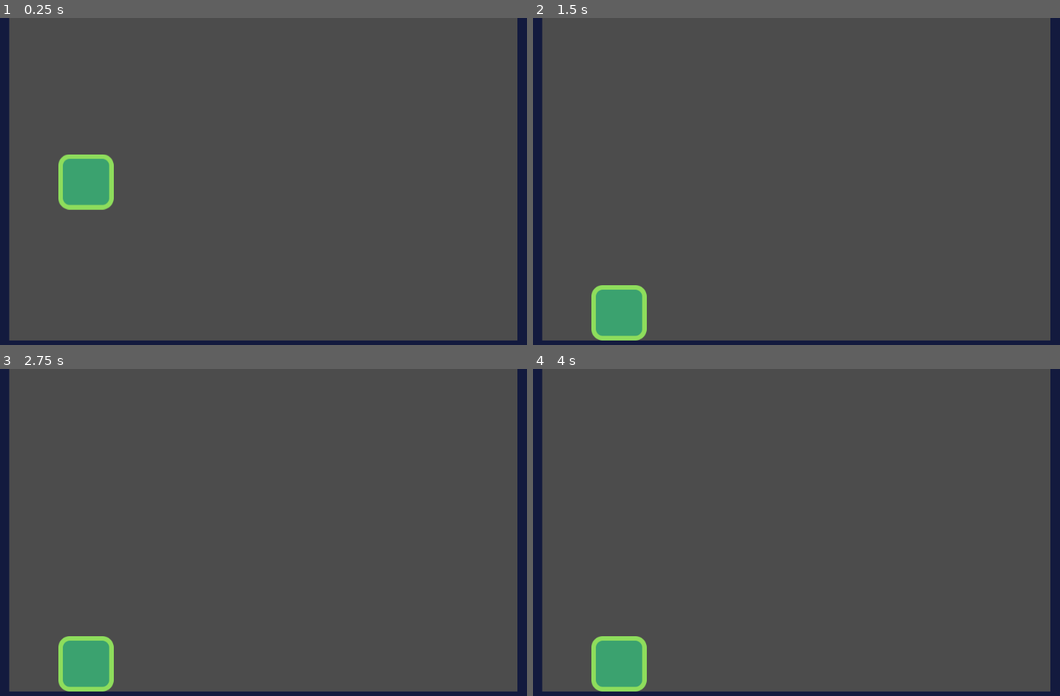
Above: before the commit, frames 1-4 (two rows, left to right).
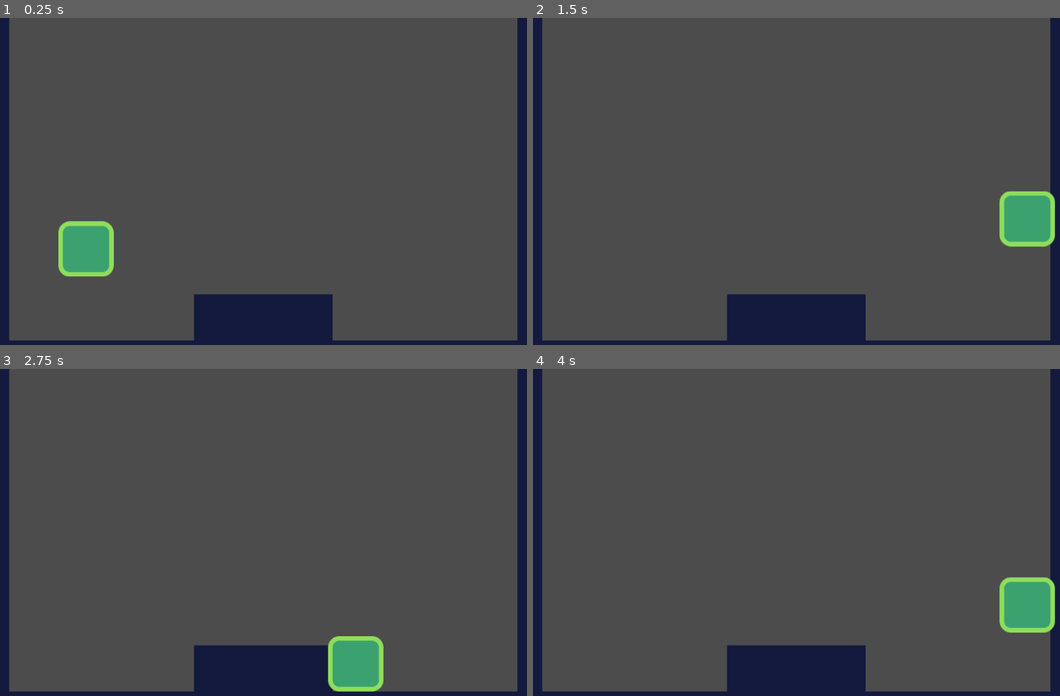
Above: after the commit, the same moments.

Repository: liester/godot-2d-platformer-tutorial
Game: Godot game, scene res://src/Levels/LevelTemplate.tscn
The game is run twice, just before and just after one commit, with the same random seed, the same clock (stepped at 60 frames per second) and the same inputs. Before the commit the project has no main scene; this scene is started directly in both runs.
Inputs:
- Up to frame 1 (0.25 s): no input
- Up to frame 2 (1.5 s): hold D (move_right) from 0.53 s (still down); tap W (jump) at 0.6, 0.77, 1.07, 1.35 s
- Up to frame 3 (2.75 s): tap W (jump) at 1.52, 1.82, 2.1 s; release D (move_right) at 2.03 s; hold A (move_left) from 2.03 s (still down)
- Up to frame 4 (4 s): tap Enter at 2.75 s; release A (move_left) at 2.78 s; hold D (move_right) from 2.78 s (still down); tap W (jump) at 2.85, 3.02, 3.32, 3.6, 3.77 s

The runs differ from the first frame. In frame 1, 7.2% of the frame differs, in the area x 11-64%, y 41-99%; in frame 2, 7.2%; in frame 3, 7.1%; in frame 4, 7.2%, in the area x 11-100%, y 63-99%.

Commit message:
Adding the jumping
Had to look through the comments to resolve some sneaky edits the video made for changing values.

Diff:
--- a/platformer/project.godot
+++ b/platformer/project.godot
@@ -21,6 +21,7 @@
 [application]
 
 config/name="Platformer (tutorial)"
+run/main_scene="res://src/Levels/LevelTemplate.tscn"
 config/icon="res://icon.png"
 
 [gui]
--- a/platformer/src/Actors/Actor.gd
+++ b/platformer/src/Actors/Actor.gd
@@ -1,12 +1,9 @@
 extends KinematicBody2D
 class_name Actor
 
+const FLOOR_NORMAL: = Vector2.UP
+
 export var speed: = Vector2(300.0, 1000.0)
-export var gravity: = 3000.0
+export var gravity: = 4000.0
 
 var velocity: = Vector2.ZERO
-
-func _physics_process(delta: float) -> void:
-	velocity.y += gravity * delta
-
-	velocity = move_and_slide(velocity)
--- a/platformer/src/Actors/Player.gd
+++ b/platformer/src/Actors/Player.gd
@@ -1 +1,26 @@
 extends Actor
+
+var direction: = Vector2.ZERO
+
+func _physics_process(delta: float) -> void:
+	direction = get_direction()
+	velocity = calculate_move_velocity(velocity, direction, speed)
+	velocity = move_and_slide(velocity, FLOOR_NORMAL)
+
+func get_direction() -> Vector2:
+	return Vector2(
+		Input.get_action_strength("move_right") - Input.get_action_strength("move_left"),
+		-1.0 if Input.is_action_just_pressed("jump") and is_on_floor() else 0.0
+	)
+
+func calculate_move_velocity(
+		linear_velocity: Vector2,
+		direction: Vector2,
+		speed: Vector2
+	) -> Vector2:
+	var new_velocity: = linear_velocity
+	new_velocity.x = speed.x * direction.x
+	new_velocity.y += gravity * get_physics_process_delta_time()
+	if(direction.y == -1.0):
+		new_velocity.y = speed.y * direction.y
+	return new_velocity
--- a/platformer/src/Actors/Player.tscn
+++ b/platformer/src/Actors/Player.tscn
@@ -9,7 +9,7 @@
 [node name="Player" type="KinematicBody2D"]
 collision_mask = 8
 script = ExtResource( 2 )
-gravity = 500.0
+speed = Vector2( 800, 1000 )
 
 [node name="Player" type="Sprite" parent="."]
 position = Vector2( 0, -48 )
--- a/platformer/src/Levels/LevelTemplate.tscn
+++ b/platformer/src/Levels/LevelTemplate.tscn
@@ -37,7 +37,7 @@
 collision_layer = 8
 collision_mask = 0
 format = 1
-tile_data = PoolIntArray( 0, 0, 0, 12, 0, 0, 65536, 0, 0, 65 …(102 unchanged characters)…  0, 0, 327692, 0, 0, 393216, 0, 0, 393228, 0, 0, 458752, 0, 0, 458753, 0, 0, 458 …(151 unchanged characters)…
+tile_data = PoolIntArray( 0, 0, 0, 12, 0, 0, 65536, 0, 0, 65 …(102 unchanged characters)…  0, 0, 327692, 0, 0, 393216, 0, 0, 393221, 0, 0, 393222, 0, 0, 393223, 0, 0, 393228, 0, 0, 458752, 0, 0, 458753, 0, 0, 458 …(151 unchanged characters)…
 
 [node name="Player" parent="." instance=ExtResource( 1 )]
 position = Vector2( 213, 316 )
